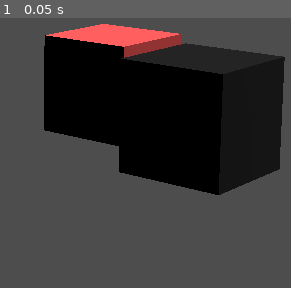
Above: before the commit, frame 1.
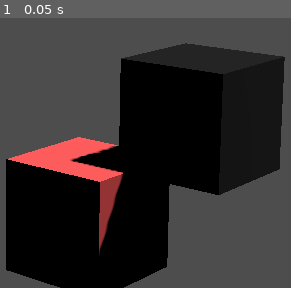
Above: after the commit, the same moment.

Repository: dmlary/godot-stencil-based-outline-compositor-effect
Game: Godot game, scene res://node_3d.tscn
Two runs of this game, one before a commit and one after it. Both use one fixed random seed, a clock stepped at 60 frames per second and the inputs below. The project has no main scene, so this scene is started directly.
Inputs:
- Up to frame 1 (0.05 s): no input

The runs differ from the first frame. In frame 1, 38% of the frame differs, in the area x 2-63%, y 2-100%.
Error in both runs: Cannot call method 'vertex_format_create' on a null value. (res://stencil_based_outilne_compositor_effect.gd:99)

Commit message:
Everything works; needs another perf pass.

Diff:
--- a/node_3d.tscn
+++ b/node_3d.tscn
@@ -23,7 +23,6 @@
 needs_motion_vectors = false
 needs_normal_roughness = false
 script = ExtResource("2_noarx")
-passes = 3
 metadata/_custom_type_script = "uid://d5yrhticd74c"
 
 [sub_resource type="Compositor" id="Compositor_a0tk4"]
@@ -40,7 +39,7 @@
 shadow_enabled = true
 
 [node name="StencilMaterialBox" type="MeshInstance3D" parent="."]
-transform = Transform3D(1, 0, 0, 0, 1, 0, 0, 0, 1, -0.4407363, 0, 0)
+transform = Transform3D(1, 0, 0, 0, 1, 0, 0, 0, 1, 0.673028, -0.7155442, 1.8366327)
 mesh = SubResource("BoxMesh_jka67")
 surface_material_override/0 = SubResource("StandardMaterial3D_a0tk4")
 
@@ -56,14 +55,11 @@
 
 [node name="VBoxContainer" type="VBoxContainer" parent="."]
 clip_contents = true
-offset_left = -1200.0
-offset_top = -300.0
-offset_right = -1160.0
-offset_bottom = -260.0
-scale = Vector2(2, 2)
+offset_right = 40.0
+offset_bottom = 40.0
+scale = Vector2(0.5, 0.5)
 
 [node name="TextureRect" type="TextureRect" parent="VBoxContainer"]
-visible = false
 layout_mode = 2
 metadata/_edit_use_anchors_ = true
 
--- a/stencil_based_outilne_compositor_effect.gd
+++ b/stencil_based_outilne_compositor_effect.gd
@@ -26,7 +26,6 @@
 ## draw outline render pipeline
 var do_shader: RID
 var do_pipeline: RID
-var do_sampler: RID
 
 ## Vertex array for the stencil copy and draw outline pipelines
 var scdo_vertex_format : int
@@ -50,11 +49,12 @@
 var resolution := Vector2i(1, 1)
 
 ## Textures used by both the stencil copy pipeline, and the jump flood pipeline
-var _textures := [RID(), RID()]
+## And one random debug texture we can do whatever we want to
+var _textures := [RID(), RID(), RID()]
 
 ## Exposed Texture2Ds to allow debugging of the various textures used in this
 ## CompositorEffect.
-var debug_textures := [Texture2DRD.new(), Texture2DRD.new()]
+var debug_textures := [Texture2DRD.new(), Texture2DRD.new(), Texture2DRD.new()]
 
 ## mutex for rebuild_pipelines
 var mutex := Mutex.new()
@@ -116,12 +116,6 @@
     # own uniform set for this buffer.
     var buffer = PackedFloat32Array([1, 1, 0, 0]).to_byte_array()
     scdo_uniform_buffer = rd.uniform_buffer_create(buffer.size(), buffer)
-
-    # set up the sampler used by the draw-outline pipeline
-    var sampler_state := RDSamplerState.new()
-    sampler_state.min_filter = RenderingDevice.SAMPLER_FILTER_NEAREST
-    sampler_state.mag_filter = RenderingDevice.SAMPLER_FILTER_NEAREST
-    do_sampler = rd.sampler_create(sampler_state)
 
     ## mark ourselves as dirty so everything else is created when we know the
     ## render resolution
@@ -145,8 +139,6 @@
             rd.free_rid(scdo_vertex_buffer)
         if scdo_uniform_buffer.is_valid():
             rd.free_rid(scdo_uniform_buffer)
-        if do_sampler.is_valid():
-            rd.free_rid(do_sampler)
 
 ## Load GLSL from a specific resource path
 ## Returns:
@@ -301,20 +293,6 @@
     do_shader = rd.shader_create_from_spirv(shader_spirv)
     assert(do_shader.is_valid())
 
-    # Create the pipeline
-    var blend := RDPipelineColorBlendState.new()
-    var blend_attachment := RDPipelineColorBlendStateAttachment.new()
-    blend.attachments.push_back(blend_attachment)
-
-    # If the masked stencil value equals our reference value, write that
-    # fragment
-    var stencil_state = RDPipelineDepthStencilState.new()
-    stencil_state.enable_stencil = true
-    stencil_state.front_op_compare = RenderingDevice.COMPARE_OP_NOT_EQUAL
-    stencil_state.front_op_compare_mask = stencil_mask
-    stencil_state.front_op_reference = stencil_value
-    stencil_state.front_op_fail = RenderingDevice.STENCIL_OP_KEEP
-    stencil_state.front_op_pass = RenderingDevice.STENCIL_OP_KEEP
     do_pipeline = rd.compute_pipeline_create(do_shader)
     assert(do_pipeline.is_valid())
 
@@ -376,7 +354,7 @@
     texture_format.width = resolution.x
     texture_format.height = resolution.y
     # XXX may need to explore proper format to use here.
-    texture_format.format = RenderingDevice.DATA_FORMAT_R16G16B16A16_SFLOAT
+    texture_format.format = RenderingDevice.DATA_FORMAT_R32G32B32A32_SFLOAT
     # texture_format.format = RenderingDevice.DATA_FORMAT_R8G8B8A8_UNORM
     texture_format.usage_bits = (
         RenderingDevice.TEXTURE_USAGE_COLOR_ATTACHMENT_BIT |
Not shown, changed: draw_outline.glsl
Not shown, changed: jump_flood.glsl
